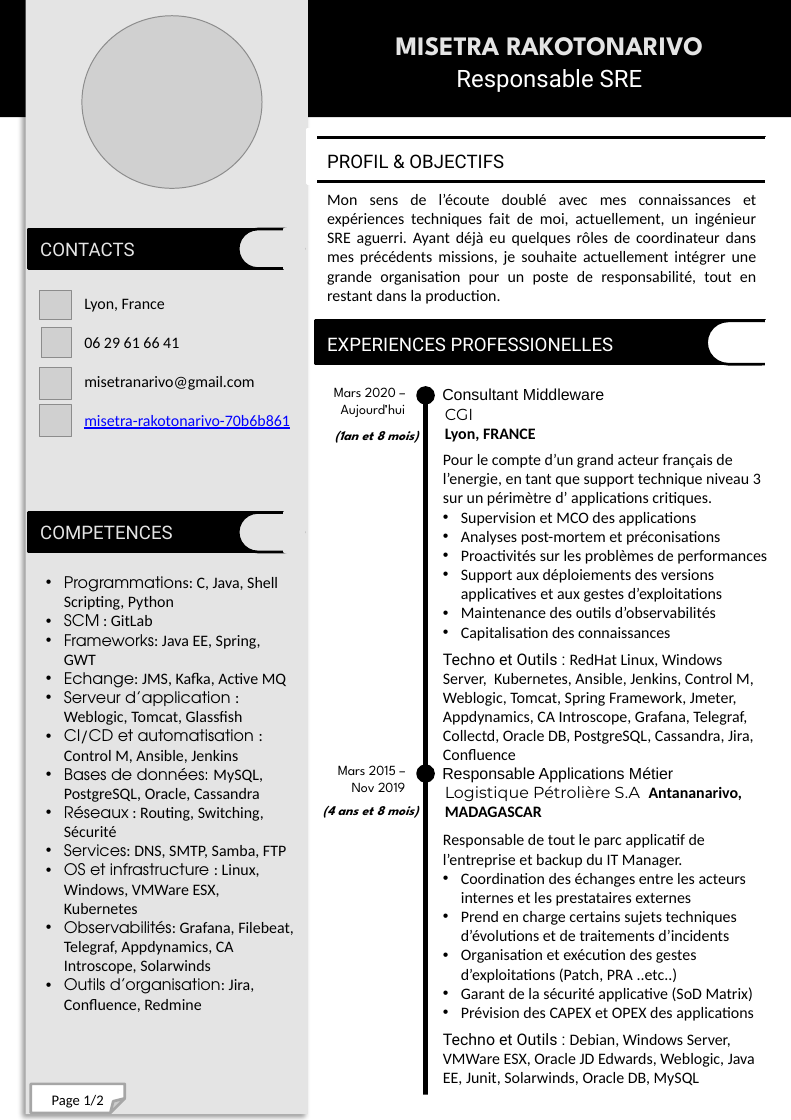
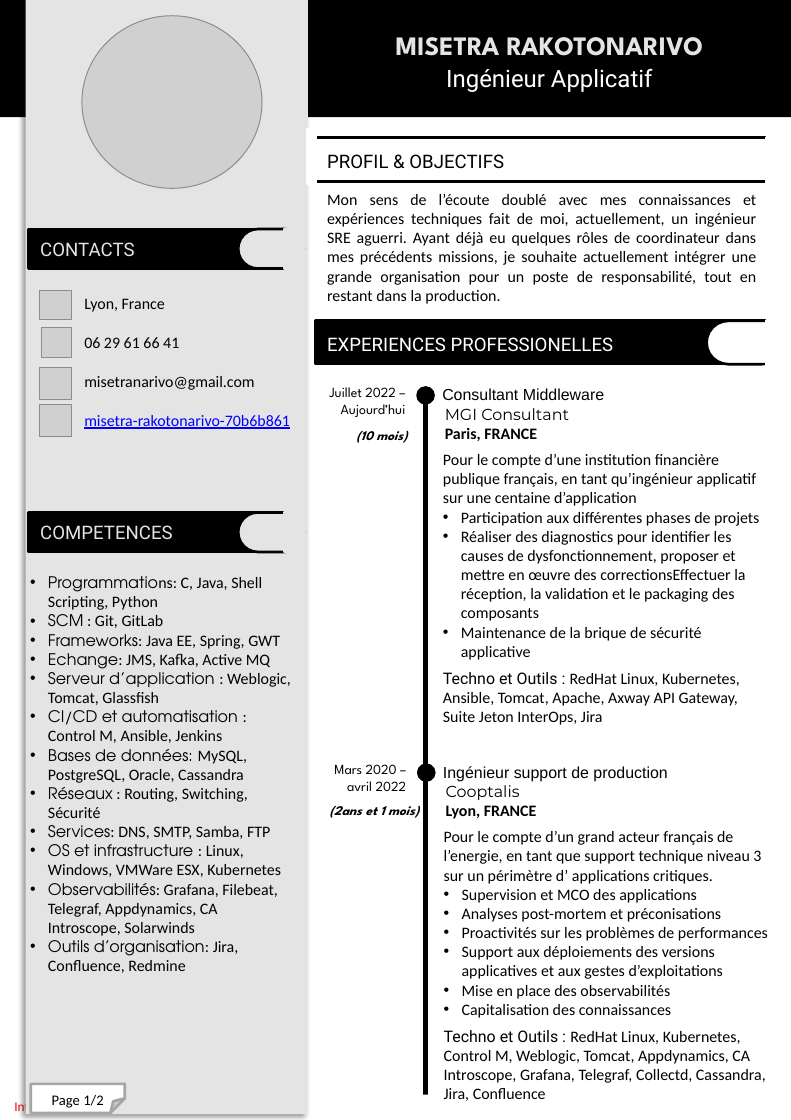
Before and after one commit to misetraRakotonarivo/csv_stat, a slide deck: slide 1 of CV_Misetra_Rakotonarivo_FR.pptx. Drawn at 791x1120 pixels with LibreOffice and Linux fonts; fonts in the diff are those of the drawing; grey boxes stand for pictures. Boxes give left, top, right and bottom in pixels: in the first picture for what was removed or moved away, otherwise in the second. Text is boxed around its words. In the diff, an @@ line names an element or a change of style, - is before the commit and + after.

```diff
--- a/CV_Misetra_Rakotonarivo_FR.pptx
+++ b/CV_Misetra_Rakotonarivo_FR.pptx
@@ text at [446, 68, 653, 92]: text changed @@
-Responsable SRE
+Ingénieur Applicatif
@@ text at [329, 387, 406, 417]: text changed @@
-Mars 2020 – Aujourd’hui
+Juillet 2022 – Aujourd’hui
@@ text at [445, 408, 569, 441]: text changed; font Calibri to Montserrat; bold off @@
-CGI
-Lyon, FRANCE
+MGI Consultant
+Paris, FRANCE
@@ text at [356, 431, 407, 443]: text changed @@
-(1an et 8 mois)
+(10 mois)
@@ text at [443, 454, 759, 725]: text changed @@
-Pour le compte d’un grand acteur français de l’energie, en tant que support technique niveau 3 sur un périmètre d’ applications critiques.
-• Supervision et MCO des applications
-• Analyses post-mortem et préconisations
-• Proactivités sur les problèmes de performances
-• Support aux déploiements des versions applicatives et aux gestes d’exploitations
-• Maintenance des outils d’observabilités
-• Capitalisation des connaissances
-Techno et Outils : RedHat Linux, Windows Server, Kubernetes, Ansible, Jenkins, Control M, Weblogic, Tomcat, Spring Framework, Jmeter, Appdynamics, CA Introscope, Grafana, Telegraf, Collectd, Oracle DB, PostgreSQL, Cassandra, Jira, Confluence
+Pour le compte d’une institution financière publique français, en tant qu’ingénieur applicatif sur une centaine d’application
+• Participation aux différentes phases de projets
+• Réaliser des diagnostics pour identifier les causes de dysfonctionnement, proposer et mettre en œuvre des correctionsEffectuer la réception, la validation et le packaging des composants
+• Maintenance de la brique de sécurité applicative
+Techno et Outils : RedHat Linux, Kubernetes, Ansible, Tomcat, Apache, Axway API Gateway, Suite Jeton InterOps, Jira
@@ text "Programmations: C, Java, Shell Scripting, ...": place and size @@
-text "Programmations: C, Java, Shell Scripting, ..." at [64, 576, 294, 1012]
+text "Programmations: C, Java, Shell Scripting, ..." at [48, 576, 291, 973]
@@ text at [48, 614, 164, 635]: text changed @@
-• SCM : GitLab
+• SCM : Git, GitLab
@@ text at [334, 764, 407, 791]: text changed @@
-Mars 2015 – Nov 2019
+Mars 2020 – avril 2022
@@ text at [443, 766, 667, 782]: text changed @@
-Responsable Applications Métier
+Ingénieur support de production
@@ text at [330, 806, 419, 818]: text changed @@
-(4 ans et 8 mois)
+(2ans et 1 mois)
@@ text removed at [445, 786, 742, 817] @@
-Logistique Pétrolière S.A Antananarivo, MADAGASCAR
@@ text added at [446, 785, 537, 819], 12 pt, text #000000, bold @@
+Cooptalis
+Lyon, FRANCE
@@ text at [444, 831, 768, 1101]: text changed @@
-Responsable de tout le parc applicatif de l’entreprise et backup du IT Manager.
-• Coordination des échanges entre les acteurs internes et les prestataires externes
-• Prend en charge certains sujets techniques d’évolutions et de traitements d’incidents
-• Organisation et exécution des gestes d’exploitations (Patch, PRA ..etc..)
-• Garant de la sécurité applicative (SoD Matrix)
-• Prévision des CAPEX et OPEX des applications
-Techno et Outils : Debian, Windows Server, VMWare ESX, Oracle JD Edwards, Weblogic, Java EE, Junit, Solarwinds, Oracle DB, MySQL
+Pour le compte d’un grand acteur français de l’energie, en tant que support technique niveau 3 sur un périmètre d’ applications critiques.
+• Supervision et MCO des applications
+• Analyses post-mortem et préconisations
+• Proactivités sur les problèmes de performances
+• Support aux déploiements des versions applicatives et aux gestes d’exploitations
+• Mise en place des observabilités
+• Capitalisation des connaissances
+Techno et Outils : RedHat Linux, Kubernetes, Control M, Weblogic, Tomcat, Appdynamics, CA Introscope, Grafana, Telegraf, Collectd, Cassandra, Jira, Confluence
@@ text added at [14, 1100, 53, 1115], 10 pt, text #FF0000 @@
+Interne
```
Also in this commit, not shown: 1 other slide changed, 1 other file.
